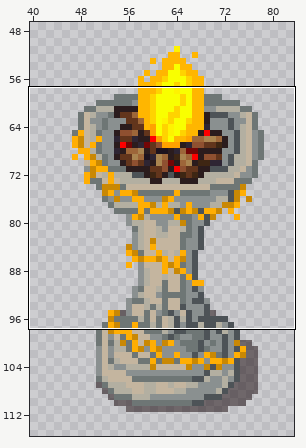
Two states of a pixel-art file, EECS494-P3/Assets/Aesthetics/Sprites/AsepriteFiles/altar.aseprite. Above, an overview of the earlier version with the close-up marked.
Close-up. Before the commit:
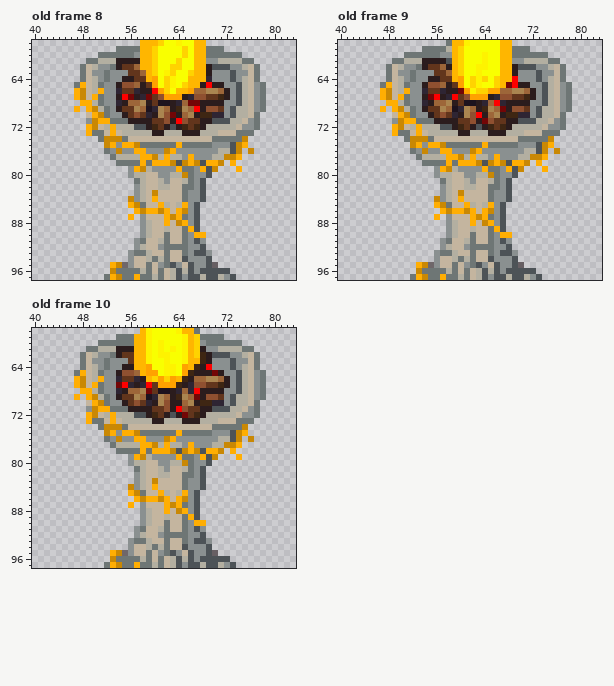
128x128 pixels, 13 frames. Shown: old frame 8: x 40..83, y 58..97; old frame 9: x 40..83, y 58..97; old frame 10: x 40..83, y 58..97. The wide view leaves out empty margins. The commit also changed other frames or places, which this record leaves out.
After:
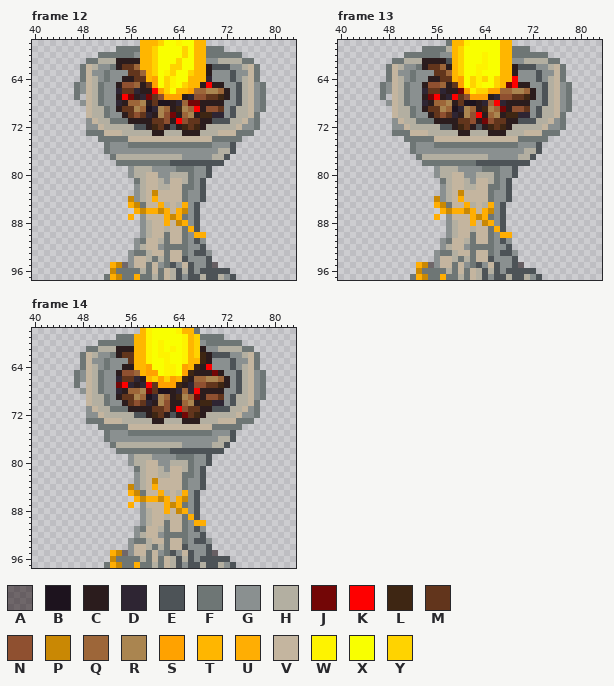
Palette (. is transparent): A #1000047f  B #1d131e  C #2b1c1d  D #2e2533  E #4d5357  F #6e7675  G #8a9090  H #b3afa1  J #730606  K #fe0000  L #3e2613  M #62351c  N #8f5030  P #c98804  Q #9d6639  R #aa8550  S #ffa200  T #ffb600  U #ffae03  V #c4b59f  W #fef300  X #f9ff00  Y #ffd300
A new or re-ordered frame is compared with the old frame closest to it.
Difference:
frames 13 -> 19
--- frame 12 is new; against old frame 8, layer "Thorns"
@@ x 40..83 @@
 64 ........FVHGFGGCCMMTSXYWXXTTTDGGGEGHVF......
-65 .......FUVHFGGCNNQCMSXYWXYTTCKCCGGEHVGF.....
-66 .......UPVHUGGDMMDCCKSYXTTSQQRRQCGEHVGF.....
-67 .......UPVUFGGCKJCDJMNSSSCDNNMMLCGEHVGF.....
-68 ........UUHFGGDCQQRCMBBCDQJJCCCCGGEHVGF.....
-69 .......U.UPHFGCMMRQBDRQCLRQKCNNMGEHHVGF.....
-70 .........VUPFGGCMNMDCRNJCQRCLLDDGEHHVF......
-71 .........GPUUFFFCCCCMMNCKNMMCCEEEHHVGF......
-72 .........UPVHUHHHEECLMCECLMLCHHHHHVGGF......
-73 .........UFFVUVHHHHHCCHHHCCCHHHVVVFFF.......
-74 ...........FPPPFVVVVVVVVVVVVVVFFFFFP........
-75 ............PUGUUPFFFFFFUFFFFFGGGEPU........
-76 ............FGPGGUUGGGPUGGGGGGGHHEP.P.......
-77 .............FHHHHUUPHUHHGUGGGHHPPU.........
-78 ..............FFFFUFUUUPEPUPEUUP.U..........
-79 ................GUPHGGGGUFFGUEP...U.........
-80 ................GHHVVGGHHPFGGE..............
+65 .......FGVHFGGCNNQCMSXYWXYTTCKCCGGEHVGF.....
+66 .......FGVHFGGDMMDCCKSYXTTSQQRRQCGEHVGF.....
+67 .......F.VHFGGCKJCDJMNSSSCDNNMMLCGEHVGF.....
+68 ........GVHFGGDCQQRCMBBCDQJJCCCCGGEHVGF.....
+69 .........VHHFGCMMRQBDRQCLRQKCNNMGEHHVGF.....
+70 .........VHHFGGCMNMDCRNJCQRCLLDDGEHHVF......
+71 .........GVHHFFFCCCCMMNCKNMMCCEEEHHVGF......
+72 .........GGVHHHHHEECLMCECLMLCHHHHHVGGF......
+73 .........FFFVVVHHHHHCCHHHCCCHHHVVVFFF.......
+74 ...........FFFFFVVVVVVVVVVVVVVFFFFF.........
+75 ............FGGGFFFFFFFFFFFFFFGGGE..........
+76 ............FGGGGGGGGGGGGGGGGGGHHE..........
+77 .............FHHHHHHHHHHHGGGGGHHE...........
+78 ..............FFFFFFFFFEEEEEEEEE............
+79 ................GHHHGGGGFFFGGE..............
+80 ................GHHVVGGHHHFGGE..............
 81 .................FHVVHGVVHFGE...............
--- frame 13 is new; against old frame 9, layer "Thorns"
@@ x 40..83 @@
 64 ........FVHGFGGCCMMTSXYWYXYTTKGGGEGHVF......
-65 .......FUVHFGGCNNQCMSXYWXXYTJKCCGGEHVGF.....
-66 .......UPVHUGGDMMDCCJSWYYSSQQRRQCGEHVGF.....
-67 .......UPVUFGGCJKCDKMNSSSCDNNMMLCGEHVGF.....
-68 ........UUHFGGDCQQRCMBBCDQKDCCCCGGEHVGF.....
-69 .......U.UPHFGCMMRQBDRQCLRQJCNNMGEHHVGF.....
-70 .........VUPFGGCMNMDCRNKCQRCLLDDGEHHVF......
-71 .........GPUUFFFCCCCMMNCJNMMCCEEEHHVGF......
-72 .........UPVHUHHHEECLMCECLMLCHHHHHVGGF......
-73 .........UFFVUVHHHHHCCHHHCCCHHHVVVFFF.......
-74 ...........FPPPFVVVVVVVVVVVVVVFFFFFP........
-75 ............PUGUUPFFFFFFUFFFFFGGGEPU........
-76 ............FGPGGUUGGGPUGGGGGGGHHEP.P.......
-77 .............FHHHHUUPHUHHGUGGGHHPPU.........
-78 ..............FFFFUFUUUPEPUPEUUP.U..........
-79 ................GUPHGGGGUFFGUEP...U.........
-80 ................GHHVVGGHHPFGGE..............
+65 .......FGVHFGGCNNQCMSXYWXXYTJKCCGGEHVGF.....
+66 .......FGVHFGGDMMDCCJSWYYSSQQRRQCGEHVGF.....
+67 .......F.VHFGGCJKCDKMNSSSCDNNMMLCGEHVGF.....
+68 ........GVHFGGDCQQRCMBBCDQKDCCCCGGEHVGF.....
+69 .........VHHFGCMMRQBDRQCLRQJCNNMGEHHVGF.....
+70 .........VHHFGGCMNMDCRNKCQRCLLDDGEHHVF......
+71 .........GVHHFFFCCCCMMNCJNMMCCEEEHHVGF......
+72 .........GGVHHHHHEECLMCECLMLCHHHHHVGGF......
+73 .........FFFVVVHHHHHCCHHHCCCHHHVVVFFF.......
+74 ...........FFFFFVVVVVVVVVVVVVVFFFFF.........
+75 ............FGGGFFFFFFFFFFFFFFGGGE..........
+76 ............FGGGGGGGGGGGGGGGGGGHHE..........
+77 .............FHHHHHHHHHHHGGGGGHHE...........
+78 ..............FFFFFFFFFEEEEEEEEE............
+79 ................GHHHGGGGFFFGGE..............
+80 ................GHHVVGGHHHFGGE..............
 81 .................FHVVHGVVHFGE...............
--- frame 14 is new; against old frame 10, layer "Thorns"
@@ x 40..83 @@
 64 ........FVHGFGGCCTTSXXWWXSTLCKGGGEGHVF......
-65 .......FUVHFGGCNNQTSSXWWXSLCCCJCGGEHVGF.....
-66 .......UPVHUGGDMMDCTYSYSTLCQQRRQCGEHVGF.....
-67 .......UPVUFGGJKDCDKMSSSLCDNNMMLCGEHVGF.....
-68 ........UUHFGGDCQQRJMBBCDQDKCCCCGGEHVGF.....
-69 .......U.UPHFGCMMRQBDRQCLRQJCNNMGEHHVGF.....
-70 .........VUPFGGCMNMDCRNCCQRCLLDDGEHHVF......
-71 .........GPUUFFFCCCCMMNCKNMMCCEEEHHVGF......
-72 .........UPVHUHHHEECLMCECJMLCHHHHHVGGF......
-73 .........UFFVUVHHHHHCCHHHCCCHHHVVVFFF.......
-74 ...........FPPPFVVVVVVVVVVVVVVFFFFFP........
-75 ............PUGUUPFFFFFFUFFFFFGGGEPU........
-76 ............FGPGGUUGGGPUGGGGGGGHHEP.P.......
-77 .............FHHHHUUPHUHHGUGGGHHPPU.........
-78 ..............FFFFUFUUUPEPUPEUUP.U..........
-79 ................GUPHGGGGUFFGUEP...U.........
-80 ................GHHVVGGHHPFGGE..............
+65 .......FGVHFGGCNNQTSSXWWXSLCCCJCGGEHVGF.....
+66 .......FGVHFGGDMMDCTYSYSTLCQQRRQCGEHVGF.....
+67 .......F.VHFGGJKDCDKMSSSLCDNNMMLCGEHVGF.....
+68 ........GVHFGGDCQQRJMBBCDQDKCCCCGGEHVGF.....
+69 .........VHHFGCMMRQBDRQCLRQJCNNMGEHHVGF.....
+70 .........VHHFGGCMNMDCRNCCQRCLLDDGEHHVF......
+71 .........GVHHFFFCCCCMMNCKNMMCCEEEHHVGF......
+72 .........GGVHHHHHEECLMCECJMLCHHHHHVGGF......
+73 .........FFFVVVHHHHHCCHHHCCCHHHVVVFFF.......
+74 ...........FFFFFVVVVVVVVVVVVVVFFFFF.........
+75 ............FGGGFFFFFFFFFFFFFFGGGE..........
+76 ............FGGGGGGGGGGGGGGGGGGHHE..........
+77 .............FHHHHHHHHHHHGGGGGHHE...........
+78 ..............FFFFFFFFFEEEEEEEEE............
+79 ................GHHHGGGGFFFGGE..............
+80 ................GHHVVGGHHHFGGE..............
 81 .................FHVVHGVVHFGE...............
